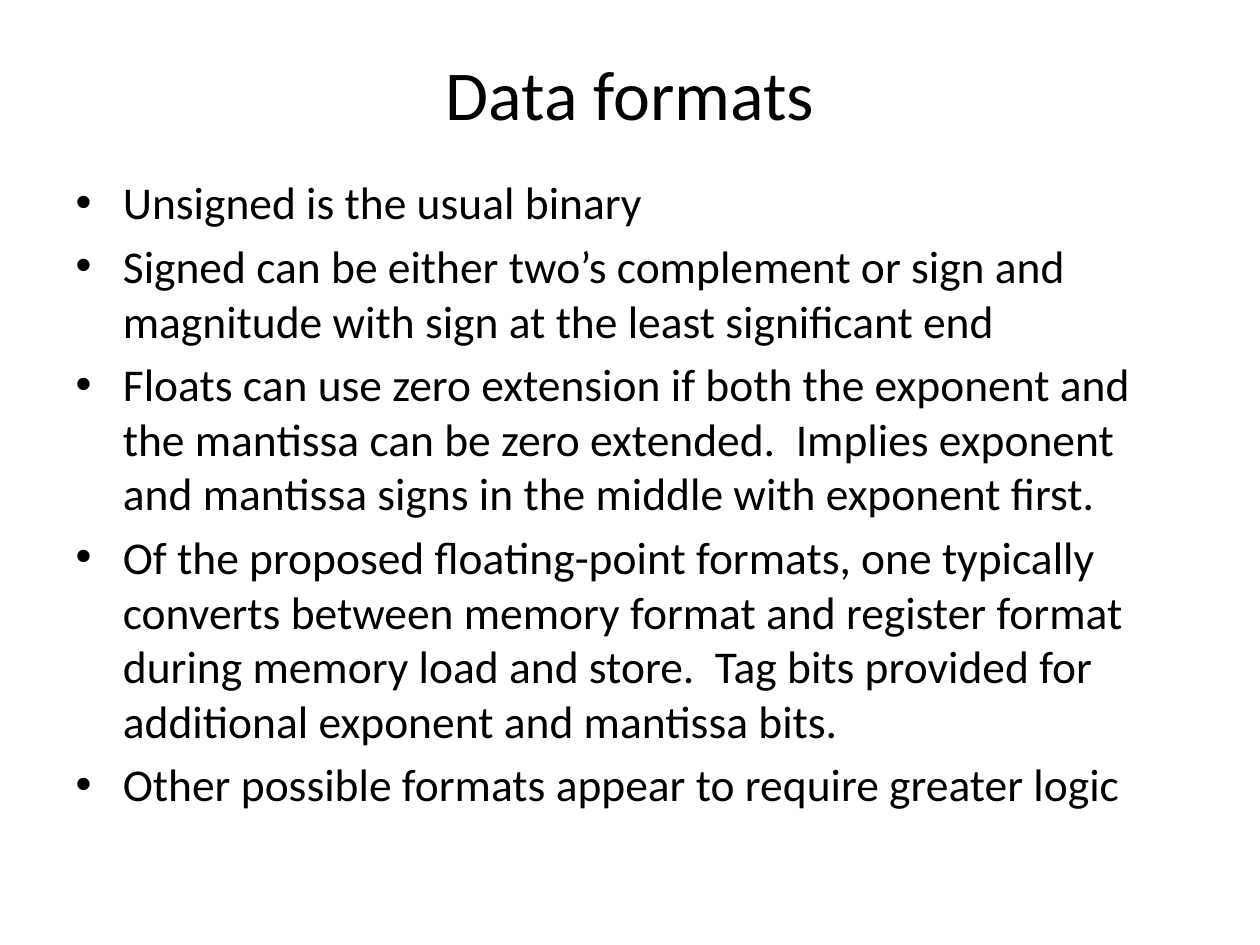
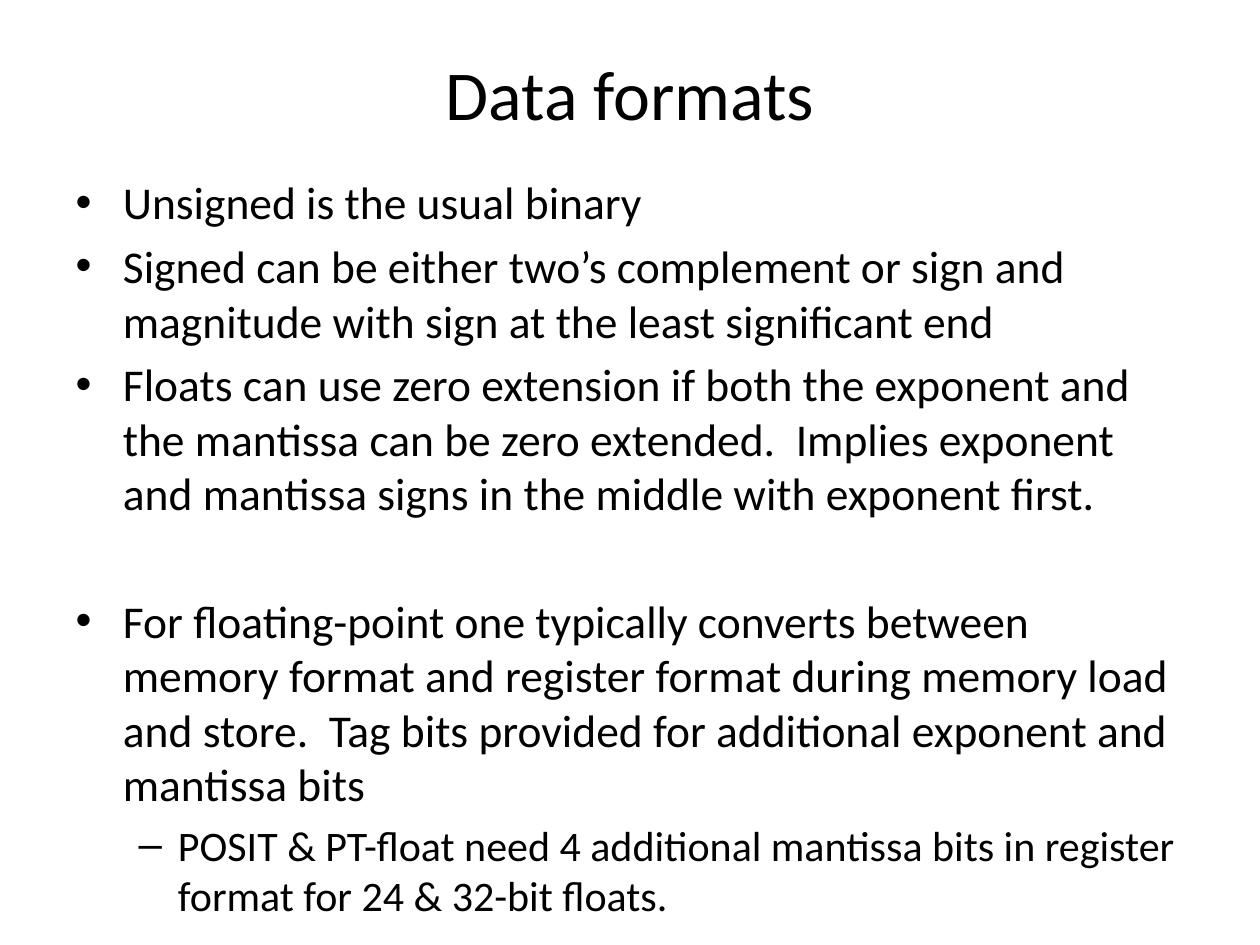
Before and after one commit to jimbrake/TROC16_16, a slide deck: slide 12 of DIY_soft-core_uP.pptx (slide 11 before the commit). Drawn at 1260x945 pixels with LibreOffice and Linux fonts; fonts in the diff are those of the drawing. Boxes give left, top, right and bottom in pixels: in the first picture for what was removed or moved away, otherwise in the second. Text is boxed around its words. In the diff, an @@ line names an element or a change of style, - is before the commit and + after.

```diff
--- a/DIY_soft-core_uP.pptx
+++ b/DIY_soft-core_uP.pptx
@@ text at [123, 606, 1174, 869]: text changed @@
-• Of the proposed floating-point formats, one typically converts between memory format and register format during memory load and store. Tag bits provided for additional exponent and mantissa bits.
-• Other possible formats appear to require greater logic
+• For floating-point one typically converts between memory format and register format during memory load and store. Tag bits provided for additional exponent and mantissa bits
+  – POSIT & PT-float need 4 additional mantissa bits in register format for 24 & 32-bit floats.
```
Also in this commit, not shown: 15 other slides changed.
